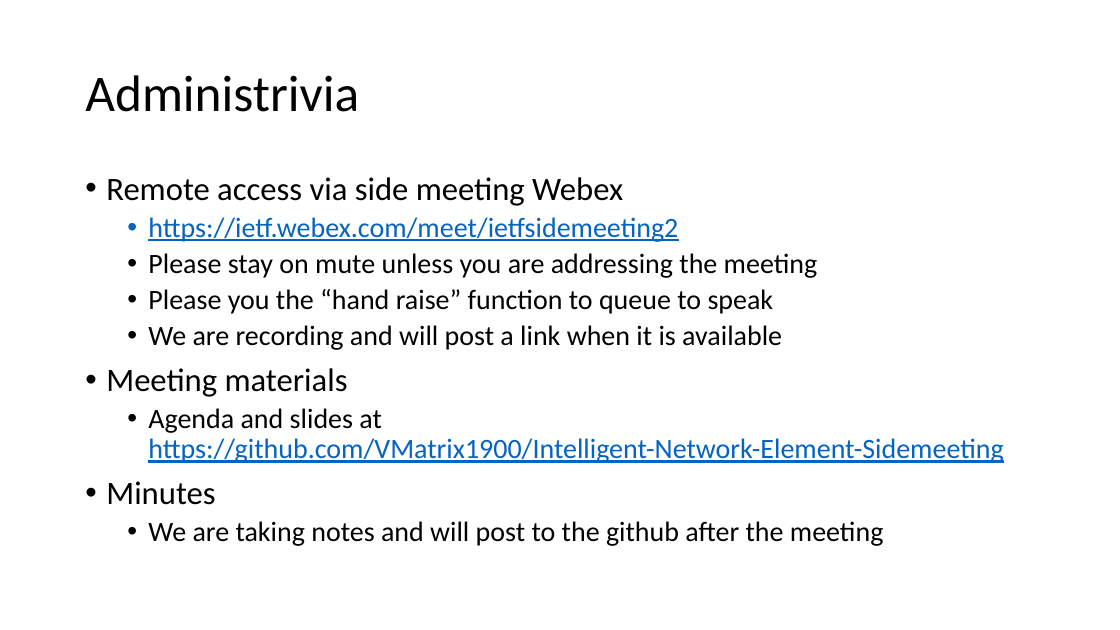
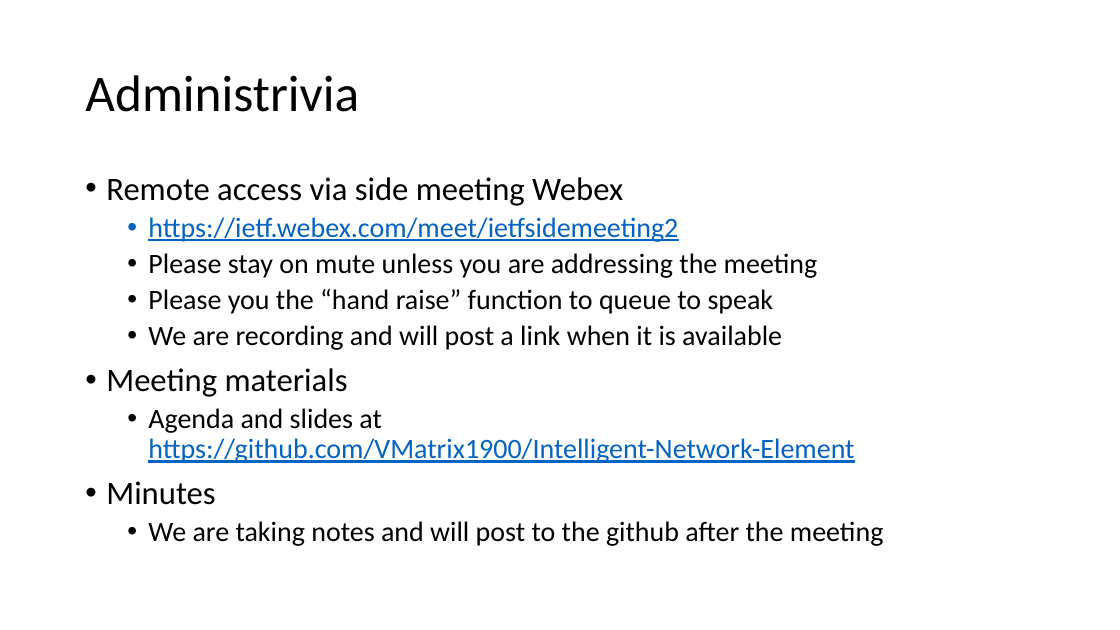
Before and after one commit to VMatrix1900/Intelligent-Network-Element, a slide deck: slide 3 of Intelligent Network Element intro.pptx. Drawn at 1120x630 pixels with LibreOffice and Linux fonts; fonts in the diff are those of the drawing. Boxes give left, top, right and bottom in pixels: in the first picture for what was removed or moved away, otherwise in the second. Text is boxed around its words. In the diff, an @@ line names an element or a change of style, - is before the commit and + after.

Commit message:
Change URL of github repo

```diff
--- a/Intelligent Network Element intro.pptx
+++ b/Intelligent Network Element intro.pptx
@@ text at bbox=[148, 408, 854, 463]: text changed @@
-  • Agenda and slides at
-    https://github.com/VMatrix1900/Intelligent-Network-Element-Sidemeeting
+  • Agenda and slides at
+    https://github.com/VMatrix1900/Intelligent-Network-Element
```
